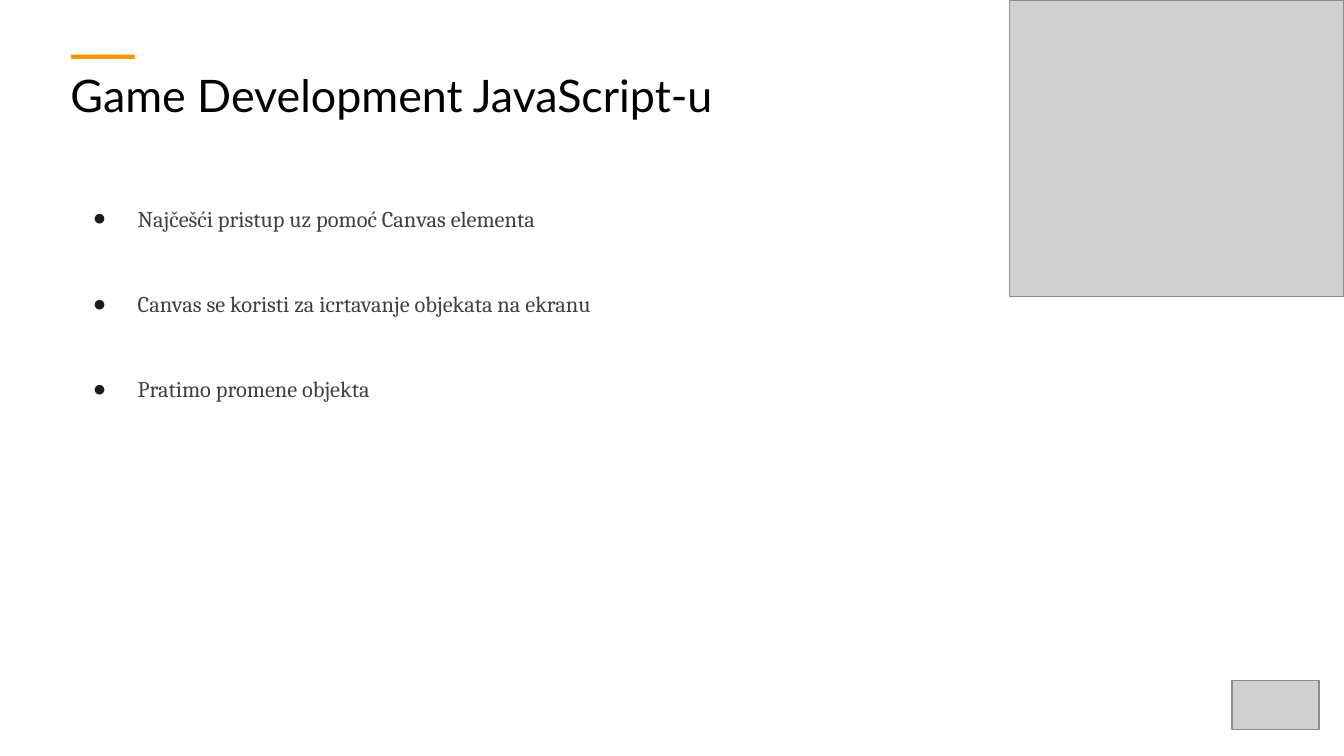
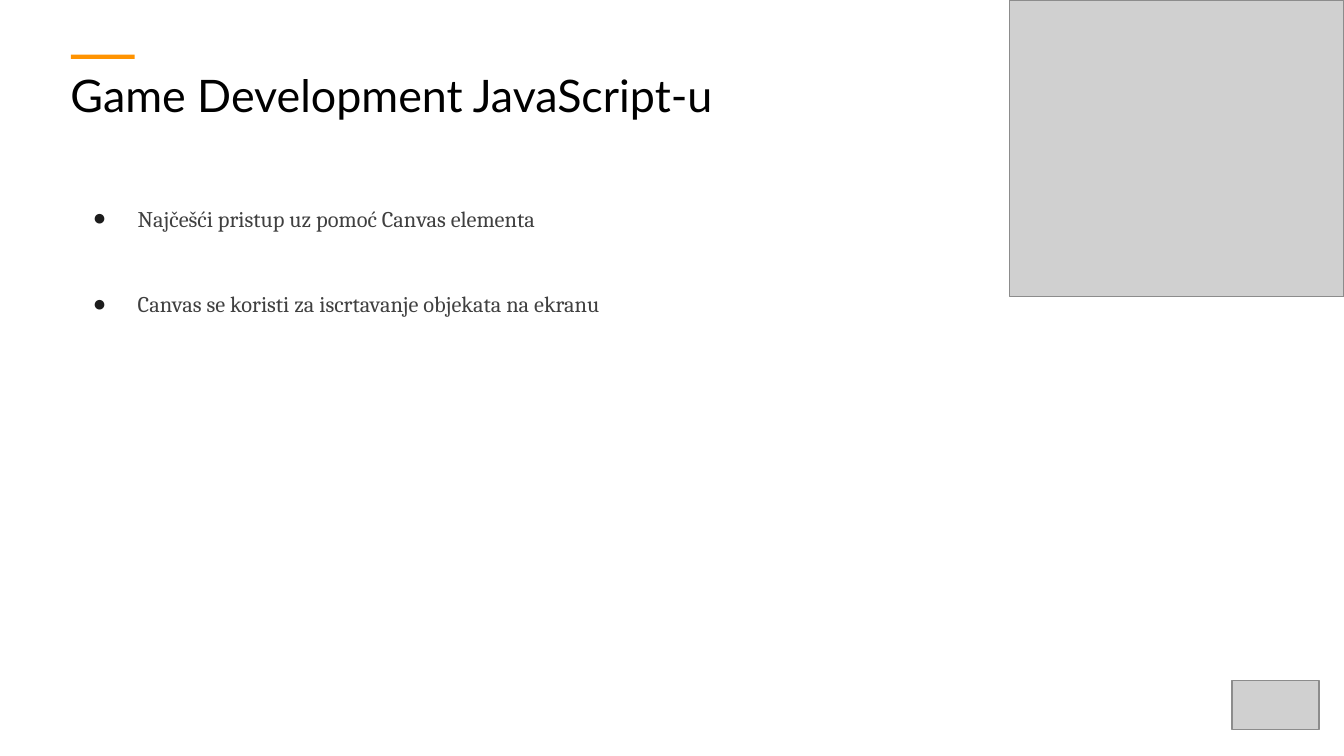
Before and after one commit to ObradovicZ/platformer, a slide deck: slide 4 of PPT-Prezentacija.pptx. Drawn at 1344x756 pixels with LibreOffice and Linux fonts; fonts in the diff are those of the drawing; grey boxes stand for pictures. Boxes give left, top, right and bottom in pixels: in the first picture for what was removed or moved away, otherwise in the second. Text is boxed around its words. In the diff, an @@ line names an element or a change of style, - is before the commit and + after.

Commit message:
Presentation updated

```diff
--- a/PPT-Prezentacija.pptx
+++ b/PPT-Prezentacija.pptx
@@ text at bbox=[138, 296, 599, 317]: text changed @@
-● Canvas se koristi za icrtavanje objekata na ekranu
-● Pratimo promene objekta
+● Canvas se koristi za iscrtavanje objekata na ekranu
```
Also in this commit, not shown: 3 other files.
